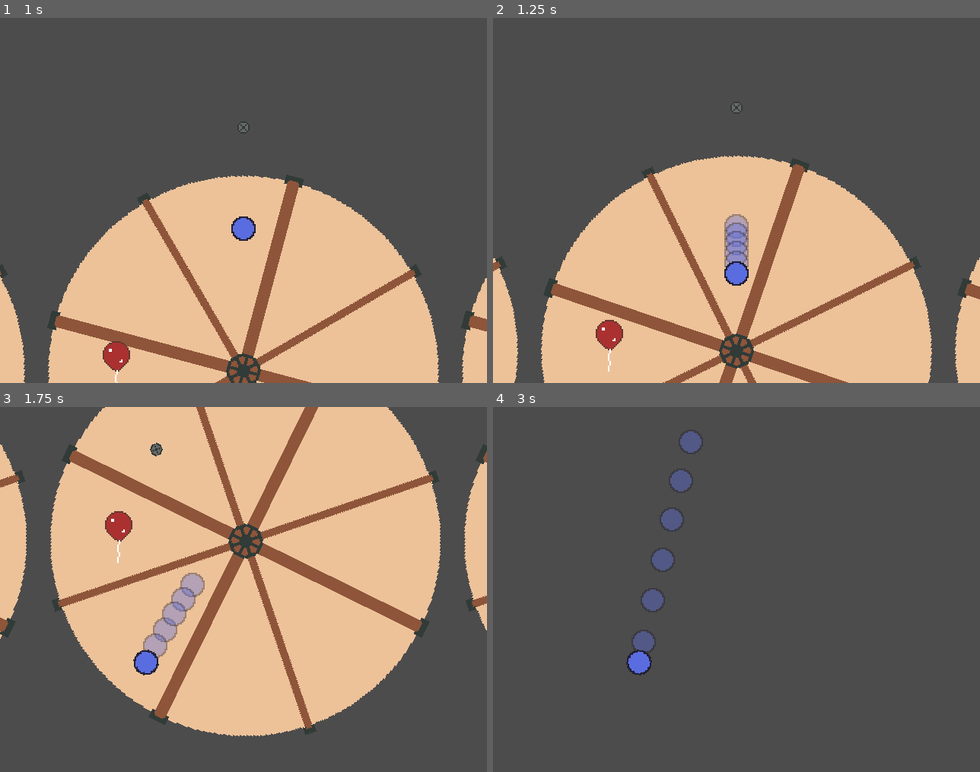
Above: before the commit, frames 1-4 (two rows, left to right).
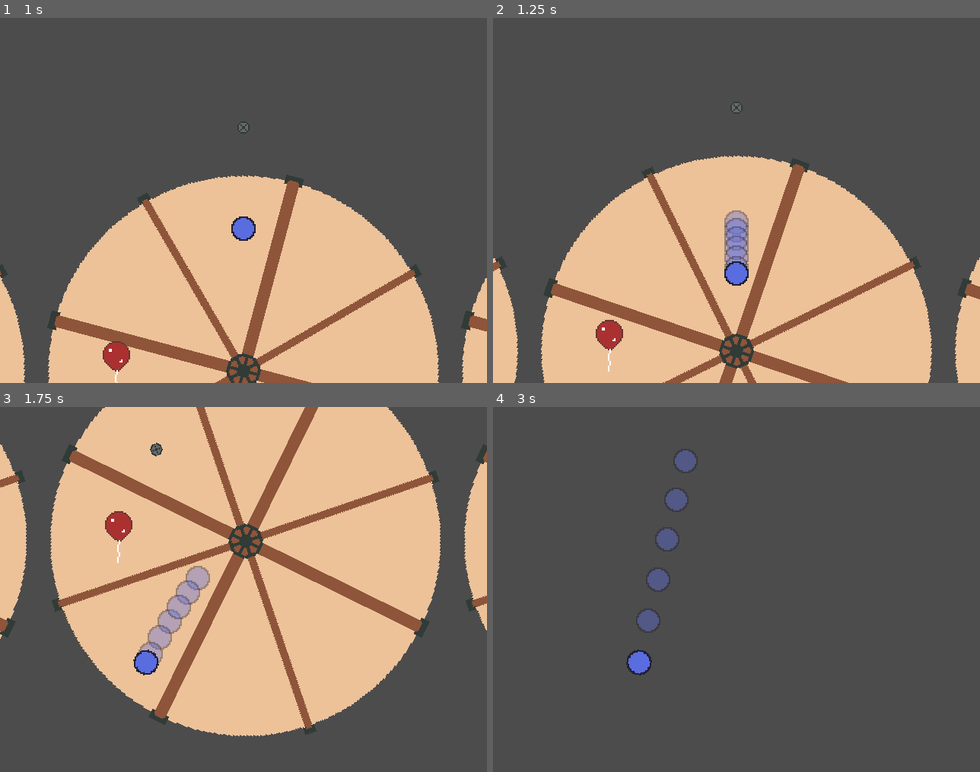
Above: after the commit, the same moments.

Repository: svntax/LD47-StuckInALoop
Game: Godot game, scene res://Gameplay.tscn
The game is run twice, just before and just after one commit, with the same random seed, the same clock (stepped at 60 frames per second) and the same inputs.
Inputs (mouse positions are in pixels of both pictures, inside the frame that each line leads up to):
- Up to frame 1 (1 s): move the mouse to (350, 182) at 0.52 s; click (350, 182) at 0.6 s
- Up to frame 2 (1.25 s): no input
- Up to frame 3 (1.75 s): move the mouse to (146, 607) at 1.27 s; click (146, 607) at 1.35 s
- Up to frame 4 (3 s): move the mouse to (785, 509) at 2.02 s; click (785, 509) at 2.1 s; move the mouse to (712, 662) at 2.77 s; click (712, 662) at 2.85 s

Frame 1 is identical in both runs. In frame 2, 0.5% of the frame differs, in the area x 47-53%, y 52-69%; in frame 3, 0.9%; in frame 4, 2.1%, in the area x 28-43%, y 6-68%.

Commit message:
WIP stages setup and balloon spawning system

Diff:
--- a/Balloon/Balloon.gd
+++ b/Balloon/Balloon.gd
@@ -1,4 +1,8 @@
 extends Area2D
+
+signal popped()
+
+onready var animation_player = $AnimationPlayer
 
 onready var popped = false
 onready var explosion_force = 300
@@ -17,6 +21,9 @@
 	if popped:
 		return
 	popped = true
-	Globals.points += 10
+	emit_signal("popped")
+	animation_player.play("popped")
 
-	queue_free()
+func _on_AnimationPlayer_animation_finished(anim_name):
+	if anim_name == "popped":
+		queue_free()
--- a/Balloon/Balloon.tscn
+++ b/Balloon/Balloon.tscn
@@ -24,6 +24,10 @@
 "values": [ Vector2( 0, 7 ), Vector2( 0, 8 ), Vector2( 0, 7 ), Vector2( 0, 6 ) ]
 }
 
+[sub_resource type="Animation" id=3]
+resource_name = "popped"
+length = 0.5
+
 [node name="Balloon" type="Area2D"]
 script = ExtResource( 1 )
 
@@ -38,3 +42,5 @@
 [node name="AnimationPlayer" type="AnimationPlayer" parent="."]
 autoplay = "idle"
 anims/idle = SubResource( 2 )
+anims/popped = SubResource( 3 )
+[connection signal="animation_finished" from="AnimationPlayer" to="." method="_on_AnimationPlayer_animation_finished"]
--- a/Globals.gd
+++ b/Globals.gd
@@ -1,6 +1,6 @@
 extends Node
 
-const MIN_DASH_SPEED = 142
+const MIN_DASH_SPEED = 136
 
 var points = 0
 
--- /dev/null
+++ b/Stages/Stage.gd
@@ -0,0 +1,28 @@
+extends Node2D
+
+const Balloon = preload("res://Balloon/Balloon.tscn")
+
+onready var balloon_spawns = $BalloonSpawns
+onready var balloons = $Balloons
+onready var spawn_timer = $SpawnTimer
+
+func _ready():
+	spawn_balloon()
+
+# Spawn a balloon at a randomly picked spawn position
+func spawn_balloon():
+	# Create the balloon
+	var i = randi() % balloon_spawns.get_child_count()
+	var pos = balloon_spawns.get_child(i)
+	var balloon = Balloon.instance()
+	balloons.add_child(balloon)
+	balloon.global_position = pos.global_position
+	# Connect its popped signal
+	balloon.connect("popped", self, "_on_balloon_popped")
+
+func _on_balloon_popped():
+	Globals.points += 1
+	spawn_timer.start(rand_range(0.5, 1))
+
+func _on_SpawnTimer_timeout():
+	spawn_balloon()
--- /dev/null
+++ b/Stages/Stage01.tscn
@@ -0,0 +1,126 @@
+[gd_scene load_steps=4 format=2]
+
+[ext_resource path="res://Player/Player.tscn" type="PackedScene" id=1]
+[ext_resource path="res://Wheel/Wheel.tscn" type="PackedScene" id=2]
+[ext_resource path="res://Stages/StageTemplate.tscn" type="PackedScene" id=3]
+
+[node name="StageTemplate" instance=ExtResource( 3 )]
+
+[node name="Wheel" parent="." index="0" instance=ExtResource( 2 )]
+
+[node name="Wheel2" parent="." index="1" instance=ExtResource( 2 )]
+position = Vector2( 272, 0 )
+
+[node name="Wheel3" parent="." index="2" instance=ExtResource( 2 )]
+position = Vector2( -272, 0 )
+
+[node name="Player" parent="." index="3" instance=ExtResource( 1 )]
+position = Vector2( 0, -160 )
+
+[node name="Position2D" type="Position2D" parent="BalloonSpawns" index="0"]
+position = Vector2( -320, -96 )
+
+[node name="Position2D2" type="Position2D" parent="BalloonSpawns" index="1"]
+position = Vector2( -224, -96 )
+
+[node name="Position2D3" type="Position2D" parent="BalloonSpawns" index="2"]
+position = Vector2( -224, -56 )
+
+[node name="Position2D4" type="Position2D" parent="BalloonSpawns" index="3"]
+position = Vector2( -320, -56 )
+
+[node name="Position2D5" type="Position2D" parent="BalloonSpawns" index="4"]
+position = Vector2( -360, -40 )
+
+[node name="Position2D6" type="Position2D" parent="BalloonSpawns" index="5"]
+position = Vector2( -184, -40 )
+
+[node name="Position2D7" type="Position2D" parent="BalloonSpawns" index="6"]
+position = Vector2( -248, 48 )
+
+[node name="Position2D8" type="Position2D" parent="BalloonSpawns" index="7"]
+position = Vector2( -296, 48 )
+
+[node name="Position2D9" type="Position2D" parent="BalloonSpawns" index="8"]
+position = Vector2( -272, 72 )
+
+[node name="Position2D10" type="Position2D" parent="BalloonSpawns" index="9"]
+position = Vector2( -352, 32 )
+
+[node name="Position2D11" type="Position2D" parent="BalloonSpawns" index="10"]
+position = Vector2( -192, 32 )
+
+[node name="Position2D12" type="Position2D" parent="BalloonSpawns" index="11"]
+position = Vector2( -272, -80 )
+
+[node name="Position2D13" type="Position2D" parent="BalloonSpawns" index="12"]
+position = Vector2( -48, -88 )
+
+[node name="Position2D14" type="Position2D" parent="BalloonSpawns" index="13"]
+position = Vector2( 48, -88 )
+
+[node name="Position2D15" type="Position2D" parent="BalloonSpawns" index="14"]
+position = Vector2( 48, -48 )
+
+[node name="Position2D16" type="Position2D" parent="BalloonSpawns" index="15"]
+position = Vector2( -48, -48 )
+
+[node name="Position2D17" type="Position2D" parent="BalloonSpawns" index="16"]
+position = Vector2( -88, -32 )
+
+[node name="Position2D18" type="Position2D" parent="BalloonSpawns" index="17"]
+position = Vector2( 88, -32 )
+
+[node name="Position2D19" type="Position2D" parent="BalloonSpawns" index="18"]
+position = Vector2( 24, 56 )
+
+[node name="Position2D20" type="Position2D" parent="BalloonSpawns" index="19"]
+position = Vector2( -24, 56 )
+
+[node name="Position2D21" type="Position2D" parent="BalloonSpawns" index="20"]
+position = Vector2( 0, 80 )
+
+[node name="Position2D22" type="Position2D" parent="BalloonSpawns" index="21"]
+position = Vector2( -80, 40 )
+
+[node name="Position2D23" type="Position2D" parent="BalloonSpawns" index="22"]
+position = Vector2( 80, 40 )
+
+[node name="Position2D24" type="Position2D" parent="BalloonSpawns" index="23"]
+position = Vector2( 0, -72 )
+
+[node name="Position2D25" type="Position2D" parent="BalloonSpawns" index="24"]
+position = Vector2( 224, -88 )
+
+[node name="Position2D26" type="Position2D" parent="BalloonSpawns" index="25"]
+position = Vector2( 320, -88 )
+
+[node name="Position2D27" type="Position2D" parent="BalloonSpawns" index="26"]
+position = Vector2( 320, -48 )
+
+[node name="Position2D28" type="Position2D" parent="BalloonSpawns" index="27"]
+position = Vector2( 224, -48 )
+
+[node name="Position2D29" type="Position2D" parent="BalloonSpawns" index="28"]
+position = Vector2( 184, -32 )
+
+[node name="Position2D30" type="Position2D" parent="BalloonSpawns" index="29"]
+position = Vector2( 360, -32 )
+
+[node name="Position2D31" type="Position2D" parent="BalloonSpawns" index="30"]
+position = Vector2( 296, 56 )
+
+[node name="Position2D32" type="Position2D" parent="BalloonSpawns" index="31"]
+position = Vector2( 248, 56 )
+
+[node name="Position2D33" type="Position2D" parent="BalloonSpawns" index="32"]
+position = Vector2( 272, 80 )
+
+[node name="Position2D34" type="Position2D" parent="BalloonSpawns" index="33"]
+position = Vector2( 192, 40 )
+
+[node name="Position2D35" type="Position2D" parent="BalloonSpawns" index="34"]
+position = Vector2( 352, 40 )
+
+[node name="Position2D36" type="Position2D" parent="BalloonSpawns" index="35"]
+position = Vector2( 272, -72 )
--- /dev/null
+++ b/Stages/Stage01Old.tscn
@@ -0,0 +1,144 @@
+[gd_scene load_steps=4 format=2]
+
+[ext_resource path="res://Player/Player.tscn" type="PackedScene" id=1]
+[ext_resource path="res://Wheel/Wheel.tscn" type="PackedScene" id=2]
+[ext_resource path="res://Stages/Stage.gd" type="Script" id=3]
+
+[node name="Stage01" type="Node2D"]
+script = ExtResource( 3 )
+__meta__ = {
+"_edit_lock_": true
+}
+
+[node name="Wheel" parent="." instance=ExtResource( 2 )]
+
+[node name="Wheel2" parent="." instance=ExtResource( 2 )]
+position = Vector2( 272, 0 )
+
+[node name="Wheel3" parent="." instance=ExtResource( 2 )]
+position = Vector2( -272, 0 )
+
+[node name="Player" parent="." instance=ExtResource( 1 )]
+position = Vector2( 0, -160 )
+
+[node name="BalloonSpawns" type="Node2D" parent="."]
+__meta__ = {
+"_edit_lock_": true
+}
+
+[node name="Position2D" type="Position2D" parent="BalloonSpawns"]
+position = Vector2( -320, -96 )
+
+[node name="Position2D2" type="Position2D" parent="BalloonSpawns"]
+position = Vector2( -224, -96 )
+
+[node name="Position2D3" type="Position2D" parent="BalloonSpawns"]
+position = Vector2( -224, -56 )
+
+[node name="Position2D4" type="Position2D" parent="BalloonSpawns"]
+position = Vector2( -320, -56 )
+
+[node name="Position2D5" type="Position2D" parent="BalloonSpawns"]
+position = Vector2( -360, -40 )
+
+[node name="Position2D6" type="Position2D" parent="BalloonSpawns"]
+position = Vector2( -184, -40 )
+
+[node name="Position2D7" type="Position2D" parent="BalloonSpawns"]
+position = Vector2( -248, 48 )
+
+[node name="Position2D8" type="Position2D" parent="BalloonSpawns"]
+position = Vector2( -296, 48 )
+
+[node name="Position2D9" type="Position2D" parent="BalloonSpawns"]
+position = Vector2( -272, 72 )
+
+[node name="Position2D10" type="Position2D" parent="BalloonSpawns"]
+position = Vector2( -352, 32 )
+
+[node name="Position2D11" type="Position2D" parent="BalloonSpawns"]
+position = Vector2( -192, 32 )
+
+[node name="Position2D12" type="Position2D" parent="BalloonSpawns"]
+position = Vector2( -272, -80 )
+
+[node name="Position2D13" type="Position2D" parent="BalloonSpawns"]
+position = Vector2( -48, -88 )
+
+[node name="Position2D14" type="Position2D" parent="BalloonSpawns"]
+position = Vector2( 48, -88 )
+
+[node name="Position2D15" type="Position2D" parent="BalloonSpawns"]
+position = Vector2( 48, -48 )
+
+[node name="Position2D16" type="Position2D" parent="BalloonSpawns"]
+position = Vector2( -48, -48 )
+
+[node name="Position2D17" type="Position2D" parent="BalloonSpawns"]
+position = Vector2( -88, -32 )
+
+[node name="Position2D18" type="Position2D" parent="BalloonSpawns"]
+position = Vector2( 88, -32 )
+
+[node name="Position2D19" type="Position2D" parent="BalloonSpawns"]
+position = Vector2( 24, 56 )
+
+[node name="Position2D20" type="Position2D" parent="BalloonSpawns"]
+position = Vector2( -24, 56 )
+
+[node name="Position2D21" type="Position2D" parent="BalloonSpawns"]
+position = Vector2( 0, 80 )
+
+[node name="Position2D22" type="Position2D" parent="BalloonSpawns"]
+position = Vector2( -80, 40 )
+
+[node name="Position2D23" type="Position2D" parent="BalloonSpawns"]
+position = Vector2( 80, 40 )
+
+[node name="Position2D24" type="Position2D" parent="BalloonSpawns"]
+position = Vector2( 0, -72 )
+
+[node name="Position2D25" type="Position2D" parent="BalloonSpawns"]
+position = Vector2( 224, -88 )
+
+[node name="Position2D26" type="Position2D" parent="BalloonSpawns"]
+position = Vector2( 320, -88 )
+
+[node name="Position2D27" type="Position2D" parent="BalloonSpawns"]
+position = Vector2( 320, -48 )
+
+[node name="Position2D28" type="Position2D" parent="BalloonSpawns"]
+position = Vector2( 224, -48 )
+
+[node name="Position2D29" type="Position2D" parent="BalloonSpawns"]
+position = Vector2( 184, -32 )
+
+[node name="Position2D30" type="Position2D" parent="BalloonSpawns"]
+position = Vector2( 360, -32 )
+
+[node name="Position2D31" type="Position2D" parent="BalloonSpawns"]
+position = Vector2( 296, 56 )
+
+[node name="Position2D32" type="Position2D" parent="BalloonSpawns"]
+position = Vector2( 248, 56 )
+
+[node name="Position2D33" type="Position2D" parent="BalloonSpawns"]
+position = Vector2( 272, 80 )
+
+[node name="Position2D34" type="Position2D" parent="BalloonSpawns"]
+position = Vector2( 192, 40 )
+
+[node name="Position2D35" type="Position2D" parent="BalloonSpawns"]
+position = Vector2( 352, 40 )
+
+[node name="Position2D36" type="Position2D" parent="BalloonSpawns"]
+position = Vector2( 272, -72 )
+
+[node name="Balloons" type="Node2D" parent="."]
+__meta__ = {
+"_edit_lock_": true
+}
+
+[node name="SpawnTimer" type="Timer" parent="."]
+one_shot = true
+[connection signal="timeout" from="SpawnTimer" to="." method="_on_SpawnTimer_timeout"]
--- /dev/null
+++ b/Stages/StageTemplate.tscn
@@ -0,0 +1,23 @@
+[gd_scene load_steps=2 format=2]
+
+[ext_resource path="res://Stages/Stage.gd" type="Script" id=3]
+
+[node name="StageTemplate" type="Node2D"]
+script = ExtResource( 3 )
+__meta__ = {
+"_edit_lock_": true
+}
+
+[node name="BalloonSpawns" type="Node2D" parent="."]
+__meta__ = {
+"_edit_lock_": true
+}
+
+[node name="Balloons" type="Node2D" parent="."]
+__meta__ = {
+"_edit_lock_": true
+}
+
+[node name="SpawnTimer" type="Timer" parent="."]
+one_shot = true
+[connection signal="timeout" from="SpawnTimer" to="." method="_on_SpawnTimer_timeout"]
Not shown: 1 places in Balloon/Balloon.tscn that only renumber resources
